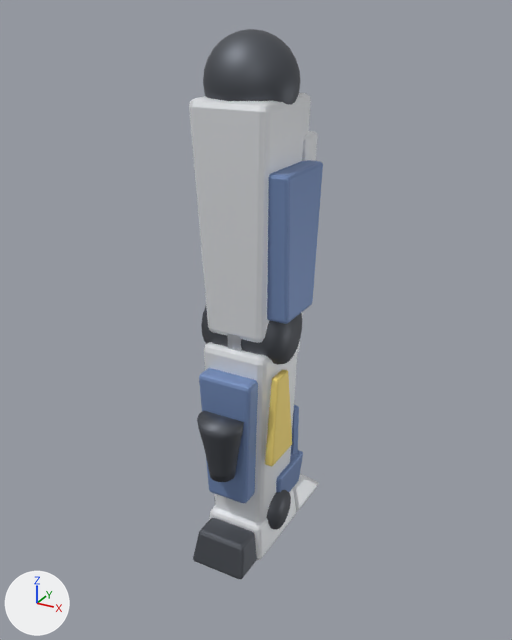
Renders of the glTF model game/assets/mech/leg_fast_r.glb from each side of a commit.
Both versions are drawn from a 50 mm lens placed at (5.71, -10.24, 1.05), pointed at (-0.05, 0.23, -4.18). Every picture has the same lights, and +X, +Y and +Z are marked at lower left. The older version comes first. Where no turn or scale is listed for an object, it has been applied to the vertices. Vertices at exactly the same position are counted once.

The older version as bpy lines, for what is in view:
```python
ob_ankle = bpy.data.objects.new('ankle', me_ankle)
ob_ankle.location = (0.0, 0.0, -8.07)
ob_calf = bpy.data.objects.new('calf', me_calf)
ob_calf.location = (0.0, -0.67, -7.36)
ob_foot = bpy.data.objects.new('foot', me_foot)
ob_foot.location = (0.0, 0.0, -8.75)
ob_knee = bpy.data.objects.new('knee', me_knee)
ob_knee.location = (0.0, 0.0, -4.2)
ob_shin = bpy.data.objects.new('shin', me_shin)
ob_shin.location = (0.0, 0.0, -8.41)
ob_shin_fin = bpy.data.objects.new('shin_fin', me_shin_fin)
ob_shin_fin.location = (0.75, -0.34, -6.52)
ob_thigh = bpy.data.objects.new('thigh', me_thigh)
ob_thigh.location = (0.0, 0.0, -4.2)
ob_thigh_front = bpy.data.objects.new('thigh_front', me_thigh_front)
ob_thigh_front.location = (0.0, 0.75, -3.99)
ob_thigh_side = bpy.data.objects.new('thigh_side', me_thigh_side)
ob_thigh_side.location = (0.75, 0.0, -3.78)
# also in view: 'hip_joint' at (0.0, 0.0, 0.0); 'heel' at (0.0, -1.1, -8.42); 'calf_thruster' at (0.0, -1.12, -6.13)
```
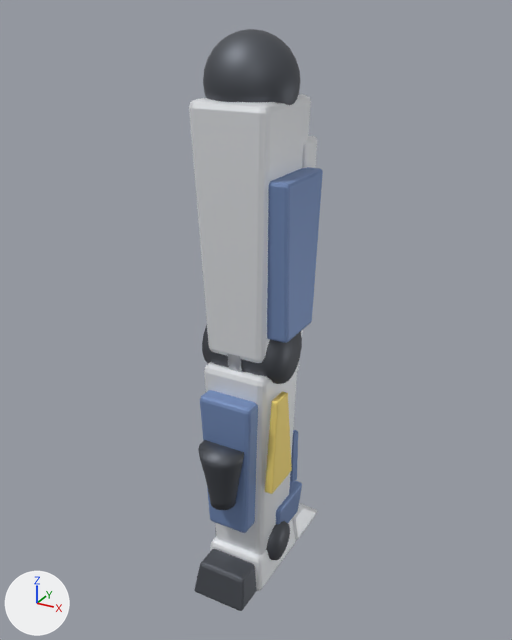
Patch to the scene script:
```diff
--- a/game/assets/mech/leg_fast_r.glb.py
+++ b/game/assets/mech/leg_fast_r.glb.py
@@ me_thigh @@
-me_thigh.from_pydata(...)  # 56 vertices, 108 faces; spans x -0.71..0.71, y -0.82..0.82, z 0.0..3.99
+me_thigh.from_pydata(...)  # 56 vertices, 108 faces; spans x -0.71..0.71, y -0.82..0.82, z 0.0..4.36
+# me_thigh part 1: the whole mesh is multiplied about the mesh origin by the matrix ((1.0, 0.0, 0.0), (0.0, 1.0, 0.0), (0.0, 0.0, 1.096))
 me_thigh.materials.append(mat_m_main)
@@ me_thigh_side @@
-me_thigh_side.from_pydata(...)  # 56 vertices, 108 faces; spans x -0.25..0.25, y -0.67..0.67, z 0.0..2.52
+me_thigh_side.from_pydata(...)  # 56 vertices, 108 faces; spans x -0.25..0.25, y -0.67..0.67, z 0.0..2.76
+# me_thigh_side part 2: the whole mesh is scaled about its middle by (1, 1, 1.1), then moved by (0.0, 0.0, 0.12)
 me_thigh_side.materials.append(mat_m_sub)
@@ me_calf @@
-me_calf.from_pydata(...)  # 56 vertices, 108 faces; spans x -0.52..0.52, y -0.38..0.38, z 0.0..2.52
+me_calf.from_pydata(...)  # 56 vertices, 108 faces; spans x -0.52..0.52, y -0.38..0.38, z 0.0..2.76
+# me_calf part 3: the whole mesh is scaled about its middle by (1, 1, 1.1), then moved by (0.0, 0.0, 0.12)
 me_calf.materials.append(mat_m_sub)
@@ me_shin @@
-me_shin.from_pydata(...)  # 56 vertices, 108 faces; spans x -0.63..0.63, y -0.74..0.74, z 0.0..3.99
+me_shin.from_pydata(...)  # 56 vertices, 108 faces; spans x -0.63..0.63, y -0.74..0.74, z 0.0..4.36
+# me_shin part 4: the whole mesh is multiplied about the mesh origin by the matrix ((1.0, 0.0, 0.0), (0.0, 1.0, 0.0), (0.0, 0.0, 1.096))
 me_shin.materials.append(mat_m_main)
@@ me_shin_fin @@
-me_shin_fin.from_pydata(...)  # 56 vertices, 108 faces; spans x -0.08..0.08, y -0.42..0.42, z 0.0..1.68
+me_shin_fin.from_pydata(...)  # 56 vertices, 108 faces; spans x -0.08..0.08, y -0.42..0.42, z 0.0..1.84
+# me_shin_fin part 5: the whole mesh is scaled about the mesh origin by (1, 1, 1.1)
 me_shin_fin.materials.append(mat_m_trim)
@@ ob_thigh @@
 ob_thigh = bpy.data.objects.new('thigh', me_thigh)
-ob_thigh.location = (0.0, 0.0, -4.2)
+ob_thigh.location = (0.0, 0.0, -4.59)
@@ ob_thigh_front @@
 ob_thigh_front = bpy.data.objects.new('thigh_front', me_thigh_front)
-ob_thigh_front.location = (0.0, 0.75, -3.99)
+ob_thigh_front.location = (0.0, 0.75, -4.36)
@@ ob_thigh_side @@
 ob_thigh_side = bpy.data.objects.new('thigh_side', me_thigh_side)
-ob_thigh_side.location = (0.75, 0.0, -3.78)
+ob_thigh_side.location = (0.75, 0.0, -4.13)
@@ ob_knee @@
 ob_knee = bpy.data.objects.new('knee', me_knee)
-ob_knee.location = (0.0, 0.0, -4.2)
+ob_knee.location = (0.0, 0.0, -4.59)
@@ ob_ankle @@
 ob_ankle = bpy.data.objects.new('ankle', me_ankle)
-ob_ankle.location = (0.0, 0.0, -8.07)
+ob_ankle.location = (0.0, 0.0, -8.85)
@@ ob_ankle_guard @@
 ob_ankle_guard = bpy.data.objects.new('ankle_guard', me_ankle_guard)
-ob_ankle_guard.location = (0.0, 0.51, -8.07)
+ob_ankle_guard.location = (0.0, 0.51, -8.85)
@@ ob_calf @@
 ob_calf = bpy.data.objects.new('calf', me_calf)
-ob_calf.location = (0.0, -0.67, -7.36)
+ob_calf.location = (0.0, -0.67, -8.04)
@@ ob_calf_thruster @@
 ob_calf_thruster = bpy.data.objects.new('calf_thruster', me_calf_thruster)
-ob_calf_thruster.location = (0.0, -1.12, -6.73)
+ob_calf_thruster.location = (0.0, -1.12, -7.35)
@@ ob_foot @@
 ob_foot = bpy.data.objects.new('foot', me_foot)
-ob_foot.location = (0.0, 0.0, -8.75)
+ob_foot.location = (0.0, 0.0, -9.53)
@@ ob_heel @@
 ob_heel = bpy.data.objects.new('heel', me_heel)
-ob_heel.location = (0.0, -1.11, -8.75)
+ob_heel.location = (0.0, -1.11, -9.53)
@@ ob_knee_cap @@
 ob_knee_cap = bpy.data.objects.new('knee_cap', me_knee_cap)
-ob_knee_cap.location = (0.0, 0.67, -5.05)
+ob_knee_cap.location = (0.0, 0.67, -5.44)
@@ ob_shin @@
 ob_shin = bpy.data.objects.new('shin', me_shin)
-ob_shin.location = (0.0, 0.0, -8.41)
+ob_shin.location = (0.0, 0.0, -9.19)
@@ ob_shin_fin @@
 ob_shin_fin = bpy.data.objects.new('shin_fin', me_shin_fin)
-ob_shin_fin.location = (0.75, -0.34, -6.52)
+ob_shin_fin.location = (0.75, -0.34, -7.12)
@@ ob_shin_vent @@
 ob_shin_vent = bpy.data.objects.new('shin_vent', me_shin_vent)
-ob_shin_vent.location = (0.45, 0.72, -7.15)
+ob_shin_vent.location = (0.45, 0.72, -7.81)
@@ ob_toe @@
 ob_toe = bpy.data.objects.new('toe', me_toe)
-ob_toe.location = (0.0, 1.45, -8.75)
+ob_toe.location = (0.0, 1.45, -9.53)
```

Where the change shows, as pixel boxes [x1, y1, x2, y2] in the pictures (512 x 640 px; the box of a moved part takes in the faces that stretch with it):
'thigh', reshaped, moved (8% taller): before [189, 93, 311, 343]; after [189, 94, 311, 363]
'shin', reshaped, moved (7% taller): before [204, 342, 298, 522]; after [204, 362, 297, 554]
'thigh_side', moved, rescaled (7% taller): before [267, 160, 323, 324]; after [267, 167, 323, 343]
'calf', moved, rescaled: before [199, 368, 258, 503]; after [200, 390, 258, 533]
'heel', moved: before [193, 518, 257, 579]; after [194, 549, 257, 611]
'calf_thruster', moved: before [197, 411, 244, 482]; after [198, 440, 244, 510]
'knee', moved: before [201, 306, 302, 365]; after [202, 325, 302, 384]
'foot', moved: before [209, 488, 296, 560]; after [210, 519, 296, 591]
'shin_fin', moved, rescaled (6% taller): before [265, 370, 292, 466]; after [265, 392, 292, 494]
'ankle', moved: before [266, 490, 291, 530]; after [215, 521, 290, 560]
'ankle_guard', moved: before [276, 450, 303, 493]; after [276, 481, 302, 524]
'toe', moved: before [293, 474, 319, 511]; after [292, 503, 317, 540]
'thigh_front', moved: before [302, 131, 318, 161]; after [302, 136, 317, 168]
'shin_vent', moved: before [291, 405, 299, 455]; after [290, 429, 298, 482]
'knee_cap', moved (mostly hidden): before [297, 312, 303, 354]; after [297, 330, 303, 371]
part 1 of me_thigh, moved or reshaped: before [190, 96, 309, 339]; after [190, 96, 309, 360]
part 2 of me_thigh_side, moved or reshaped: before [267, 160, 323, 322]; after [267, 167, 323, 341]
part 3 of me_calf, moved or reshaped: before [199, 368, 258, 502]; after [200, 390, 258, 532]
part 5 of me_shin_fin, moved or reshaped: before [265, 370, 292, 465]; after [265, 392, 292, 493]
